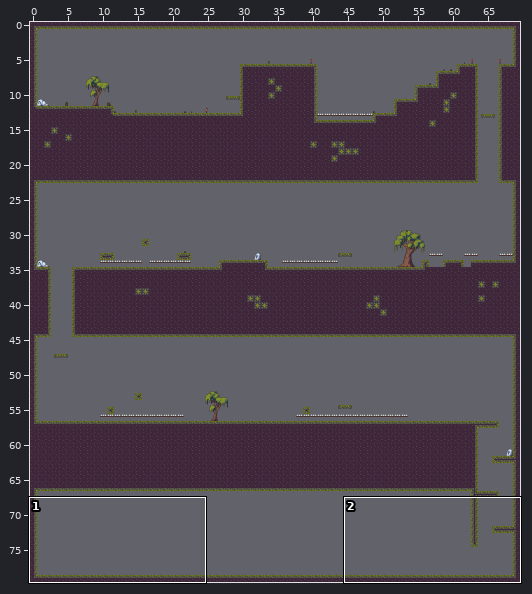
Two versions of a level (Tiled map, mapa/n_1.tmx). Above: a wide view before the commit, with the close-up outlined.
Close-up. Before the commit:
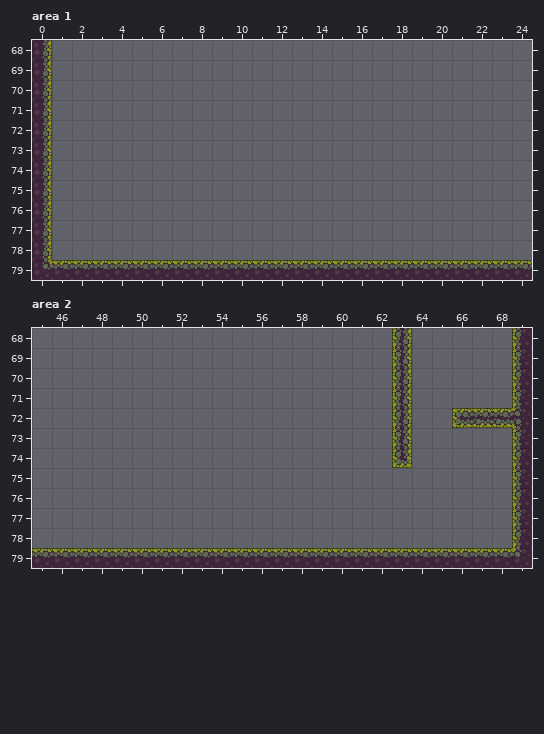
Cells are 32x32 px. Shown: area 1 x 0..24, y 68..79; area 2 x 45..69, y 68..79. The commit also changed other parts of the map, which this record leaves out.
After the commit:
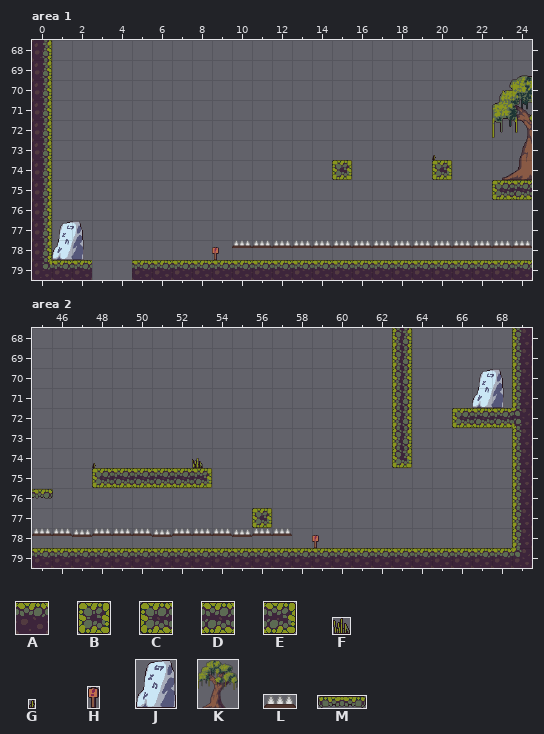
Key: from "patrons": A 1 "Tile_02", B 30 "Tile_31", C 31 "Tile_32", D 32 "Tile_33", E 33 "Tile_34", F 75 "2", G 82 "9", H 97 "8", J 101 "3", K 108 "2", L 110 "pincho", M 112 "pixil-frame-0 (44)".
_ is an empty cell, . an unchanged one.
Objects are placed by their top-left corner, in cells (3,4 is the top-left corner of cell 3,4); size is 1x1 cell unless given.
Change:
--- layer "principal", area 1
@@ x 15..24 @@
-74 _...._....
-75 ........__
+74 B....B....
+75 ........CD
@@ x 3..4 @@
-79 AA
+79 __
--- layer "darrere", area 1
@@ x 20..23 @@
-73 _...
-74 ..._
+73 G...
+74 ...K
@@ x 1..1 @@
-78 _
+78 J
--- layer "davant", area 1
@@ x 9..9 @@
-78 _
+78 H
--- layer "entitats", area 1
+L "pinxo" at 12,78 size 1x0.4
+L "pinxo" at 20,78 size 1x0.4
+L "pinxo" at 16,78 size 1x0.4
+L "pinxo" at 24,78 size 1x0.4
+L "pinxo" at 10,78 size 1x0.4
+L "pinxo" at 13,78 size 1x0.4
+L "pinxo" at 18,78 size 1x0.4
+L "pinxo" at 21,78 size 1x0.4
+L "pinxo" at 14,78 size 1x0.4
+L "pinxo" at 17,78 size 1x0.4
+L "pinxo" at 22,78 size 1x0.4
+L "pinxo" at 11,78 size 1x0.4
+L "pinxo" at 19,78 size 1x0.4
+L "pinxo" at 15,78 size 1x0.4
+L "pinxo" at 23,78 size 1x0.4
--- layer "principal", area 2
@@ x 48..53 @@
-75 ______
+75 CDDDDE
@@ x 56..56 @@
-77 _
+77 B
--- layer "darrere", area 2
@@ x 67..67 @@
-71 _
+71 J
@@ x 48..53 @@
-74 _...._
+74 G....F
--- layer "davant", area 2
@@ x 59..59 @@
-78 _
+78 H
--- layer "entitats", area 2
+L "pinxo" at 52,78 size 1x0.4
+L "pinxo" at 48,78 size 1x0.4
+L "pinxo" at 56,78 size 1x0.4
+L "pinxo" at 45,78 size 1x0.4
+L "pinxo" at 50,78 size 1x0.4
+L "pinxo" at 53,78 size 1x0.4
+L "pinxo" at 46,78 size 1x0.4
+L "pinxo" at 49,78 size 1x0.4
+L "pinxo" at 54,78 size 1x0.4
+L "pinxo" at 57,78 size 1x0.4
+L "pinxo" at 51,78 size 1x0.4
+L "pinxo" at 47,78 size 1x0.4
+L "pinxo" at 55,78 size 1x0.4
--- layer "ascensors", area 2
+M "pujabaixa" at 44,76 size 2x0.5
